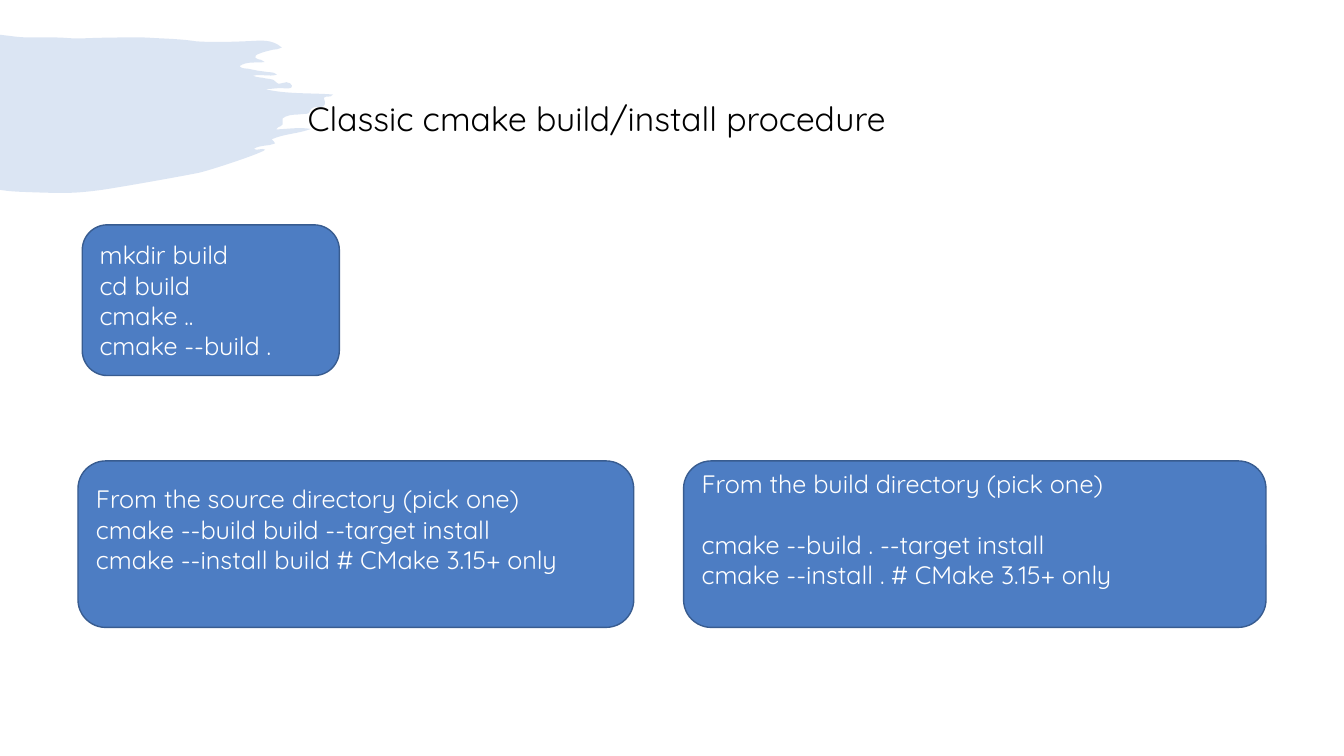
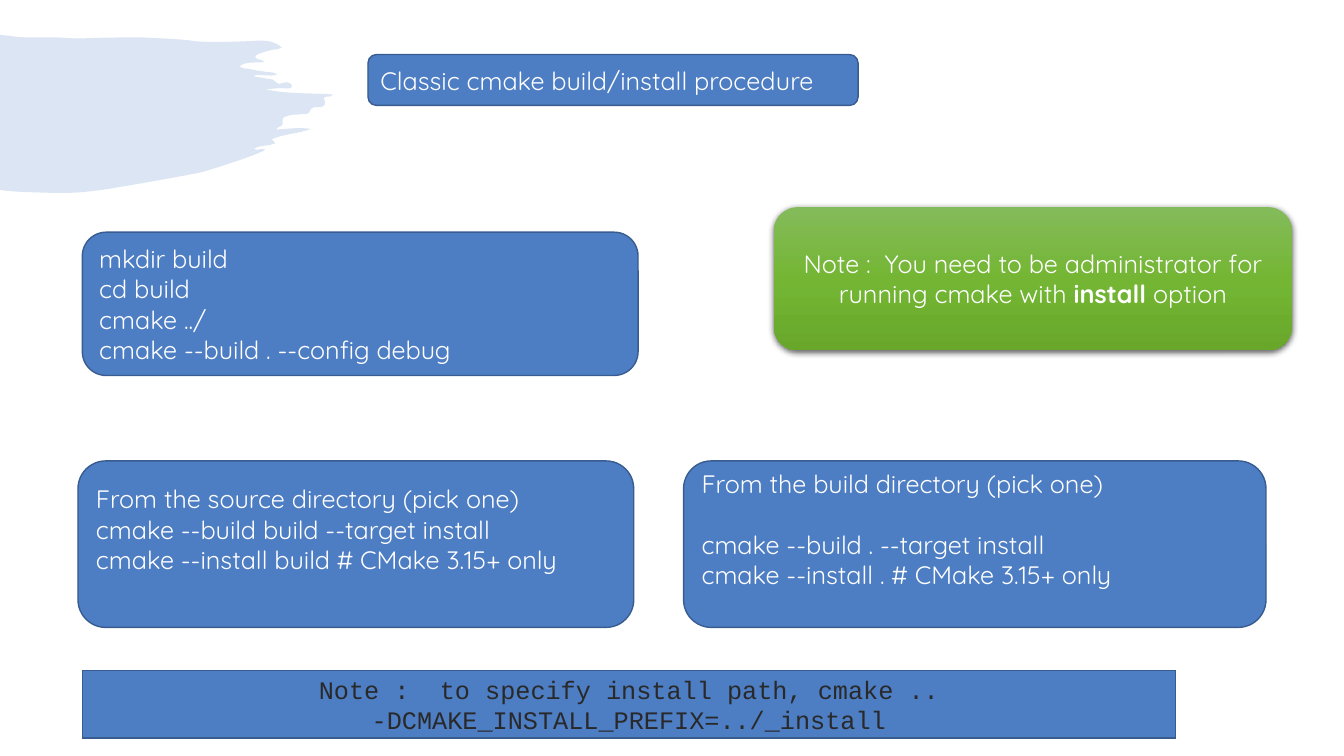
Before and after one commit to girishlande/cmake, a slide deck: slide 4 of learnings.pptx. Drawn at 1344x756 pixels with LibreOffice and Linux fonts; fonts in the diff are those of the drawing. Boxes give left, top, right and bottom in pixels: in the first picture for what was removed or moved away, otherwise in the second. Text is boxed around its words. In the diff, an @@ line names an element or a change of style, - is before the commit and + after.

```diff
--- a/learnings.pptx
+++ b/learnings.pptx
@@ rounded rectangle "Classic cmake build/install procedure": place and size @@
-rounded rectangle "Classic cmake build/install procedure" at box(308, 104, 885, 138)
+rounded rectangle "Classic cmake build/install procedure" at box(368, 54, 858, 105)
@@ rounded rectangle "Classic cmake build/install procedure" at box(368, 54, 858, 105): size 24 to 18 pt, text colour #000000 to #FFFFFF; vertical alignment top to middle; fill none to #4D7DC3; outline none to #395C90 1 pt @@
@@ rounded rectangle added at box(774, 208, 1293, 351), fill gradient #85BC5A to #75B735 to #68A82A, 18 pt, text #FFFFFF @@
+Note : You need to be administrator for running cmake with install option
@@ rounded rectangle "mkdir build": place and size @@
-rounded rectangle "mkdir build" at box(83, 225, 340, 375)
+rounded rectangle "mkdir build" at box(83, 232, 638, 375)
@@ text in rounded rectangle at box(99, 310, 451, 364): text changed @@
-cmake ..
-cmake --build .
+cmake ../
+cmake --build . --config debug
@@ rectangle added at box(83, 670, 1176, 738), fill #4D7DC3, outline #395C90 1 pt, 18 pt, text #292929 @@
+Note : to specify install path, cmake .. -DCMAKE_INSTALL_PREFIX=../_install
```
Also in this commit, not shown: 18 other slides changed, 2 other files.
